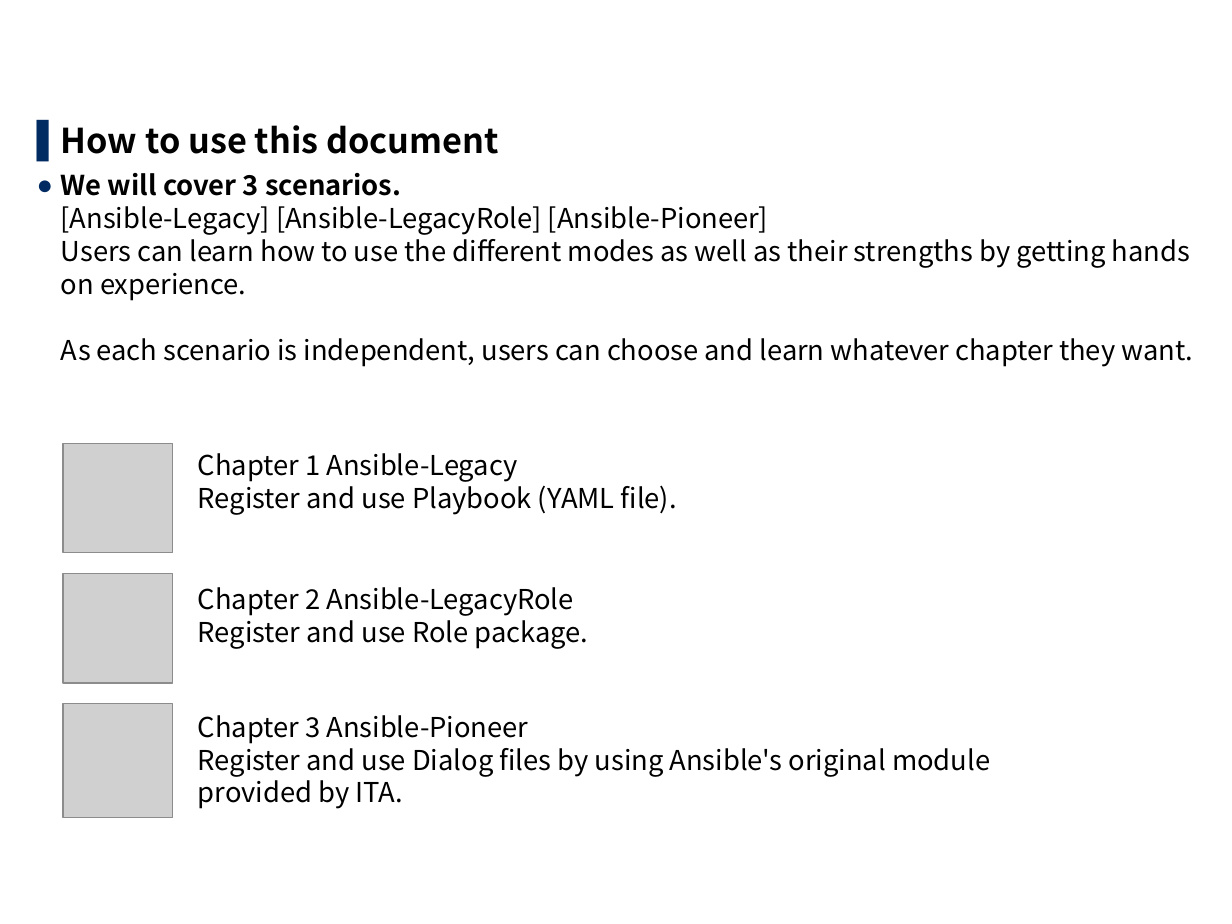
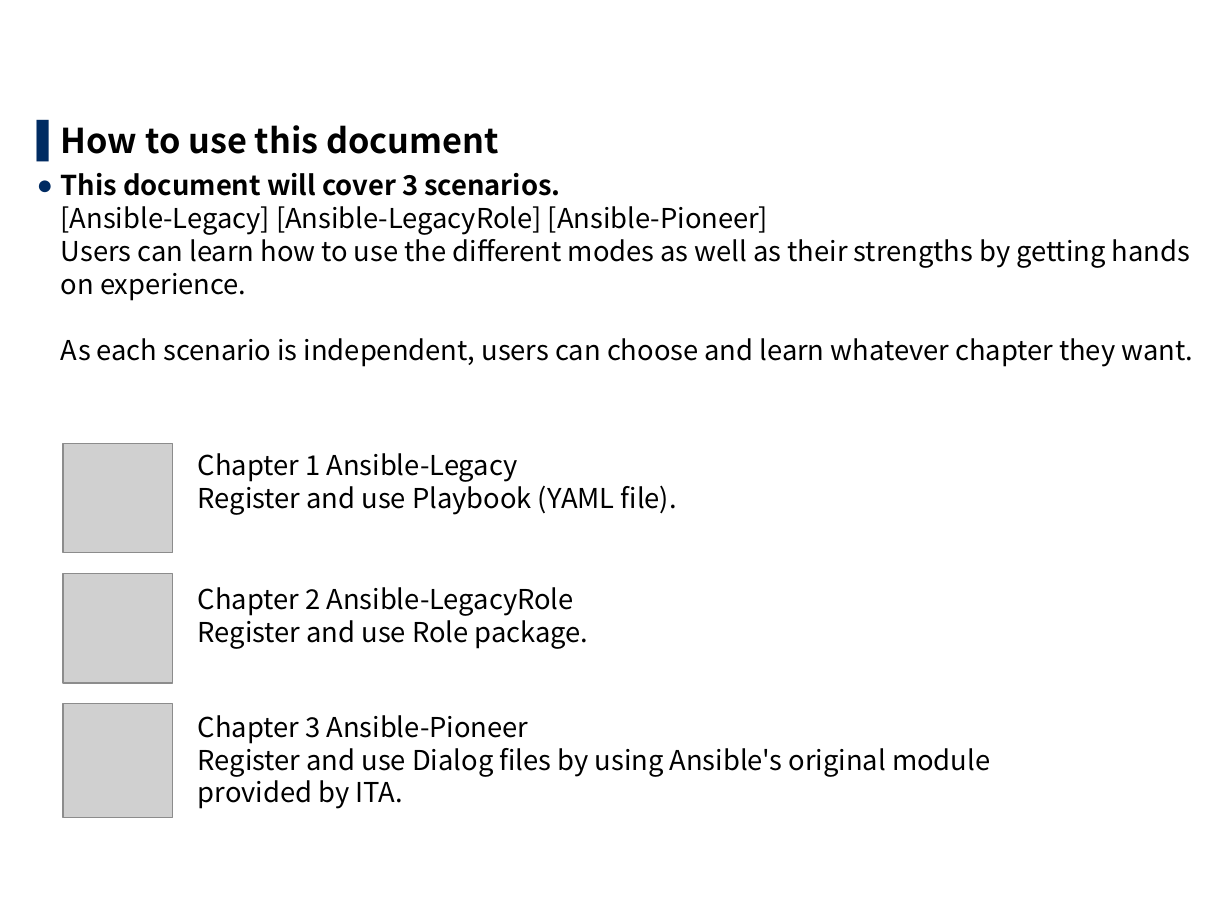
Before and after one commit to exastro-suite/it-automation-docs, a slide deck: slide 3 of asset/Learn/ITA-Ansible-Driver_en_practice.pptx. Drawn at 1232x924 pixels with LibreOffice and Linux fonts; fonts in the diff are those of the drawing; grey boxes stand for pictures; background and template pictures are left out. Boxes give left, top, right and bottom in pixels: in the first picture for what was removed or moved away, otherwise in the second. Text is boxed around its words. In the diff, an @@ line names an element or a change of style, - is before the commit and + after.

```diff
--- a/asset/Learn/ITA-Ansible-Driver_en_practice.pptx
+++ b/asset/Learn/ITA-Ansible-Driver_en_practice.pptx
@@ text at (61,173,1194,367): text changed @@
-● We will cover 3 scenarios.
-  [Ansible-Legacy] [Ansible-LegacyRole] [Ansible-Pioneer]
-  Users can learn how to use the different modes as well as their strengths by getting hands on experience.
-  As each scenario is independent, users can choose and learn whatever chapter they want.
+● This document will cover 3 scenarios.
+  [Ansible-Legacy] [Ansible-LegacyRole] [Ansible-Pioneer]
+  Users can learn how to use the different modes as well as their strengths by getting hands on experience.
+  As each scenario is independent, users can choose and learn whatever chapter they want.
```
Also in this commit, not shown: 30 other slides changed, 7 other files.
